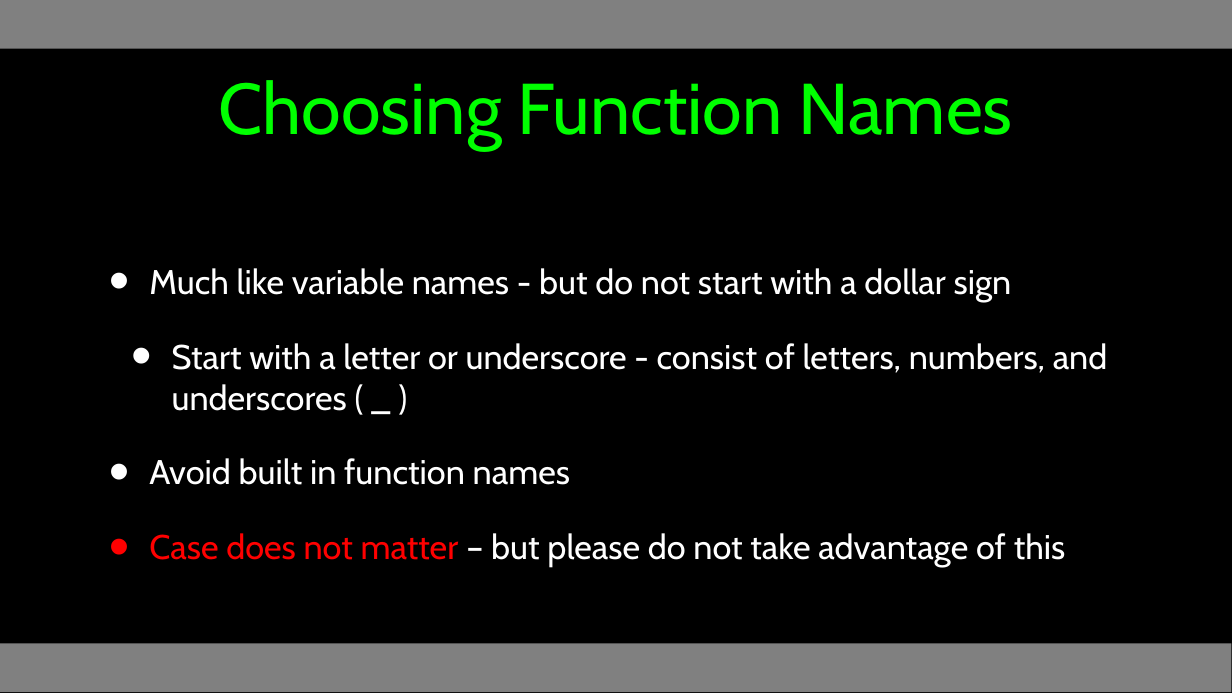
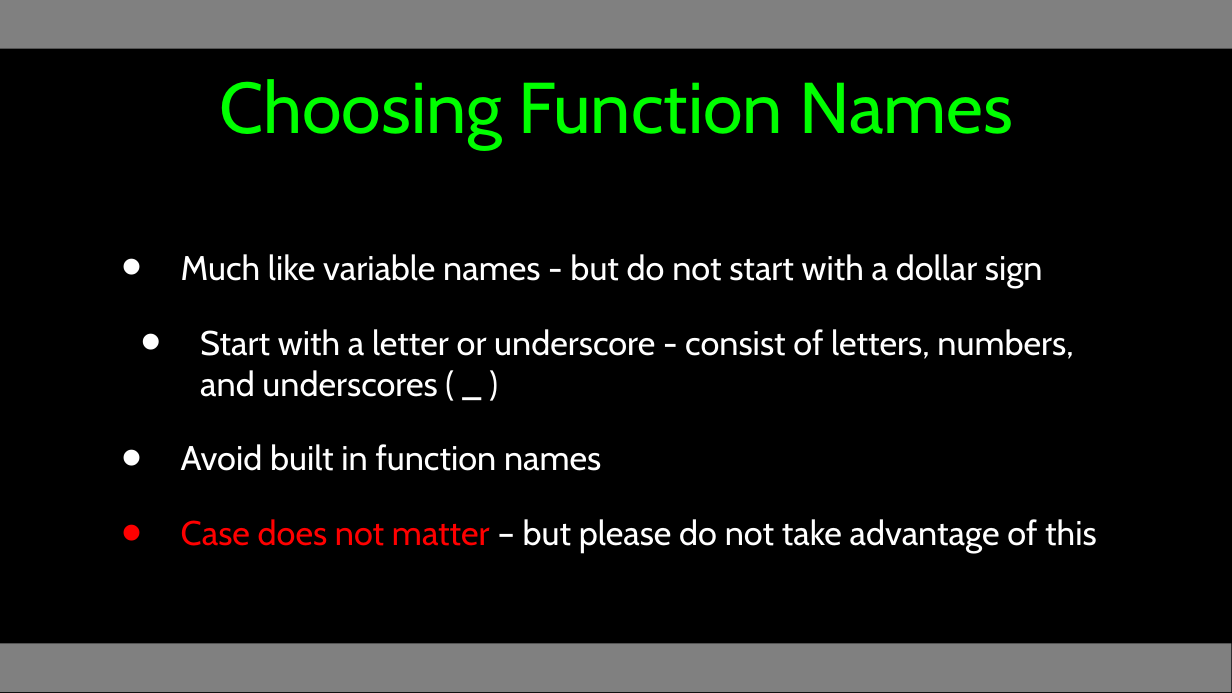
Before and after one commit to csev/wa4e, a slide deck: slide 12 of lectures/PHP-05-Functions.ppt. Drawn at 1232x693 pixels with LibreOffice and Linux fonts; fonts in the diff are those of the drawing. Boxes give left, top, right and bottom in pixels: in the first picture for what was removed or moved away, otherwise in the second. Text is boxed around its words. In the diff, an @@ line names an element or a change of style, - is before the commit and + after.

```diff
--- a/lectures/PHP-05-Functions.ppt
+++ b/lectures/PHP-05-Functions.ppt
@@ text "Much like variable names - ...": place and size @@
-text "Much like variable names - ..." at bbox=[149, 268, 1108, 568]
+text "Much like variable names - ..." at bbox=[181, 254, 1097, 554]
@@ text "Much like variable names - ..." at bbox=[181, 254, 1097, 554]: indent changed @@
```
Also in this commit, not shown: 14 other slides changed, 10 other files.
